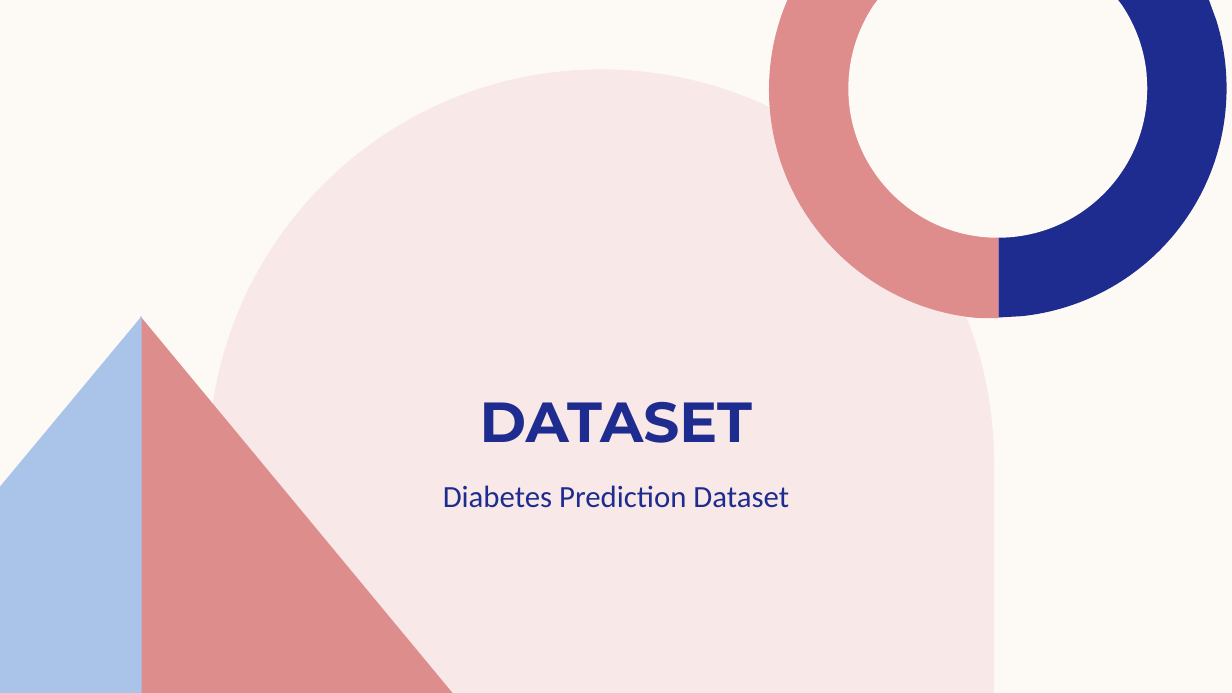
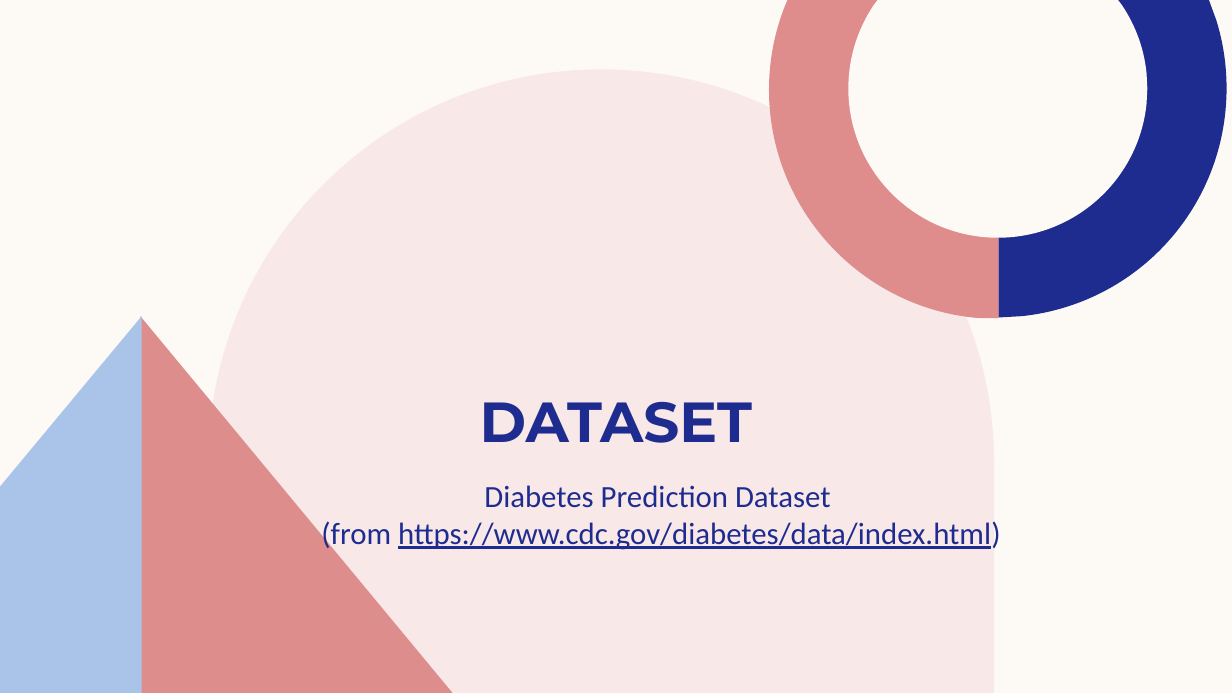
Before and after one commit to PratikKin/Statistics-Case-Study-Group-12, a slide deck: slide 4 of Diabetes/Statistics Case Study.pptx. Drawn at 1232x693 pixels with LibreOffice and Linux fonts; fonts in the diff are those of the drawing. Boxes give left, top, right and bottom in pixels: in the first picture for what was removed or moved away, otherwise in the second. Text is boxed around its words. In the diff, an @@ line names an element or a change of style, - is before the commit and + after.

```diff
--- a/Diabetes/Statistics Case Study.pptx
+++ b/Diabetes/Statistics Case Study.pptx
@@ text at <box>321,521,1001,552</box>: paragraph added @@
+(from https://www.cdc.gov/diabetes/data/index.html)
```
Also in this commit, not shown: 5 other slides changed, 27 slides added, 2 slides removed, 22 other files.
